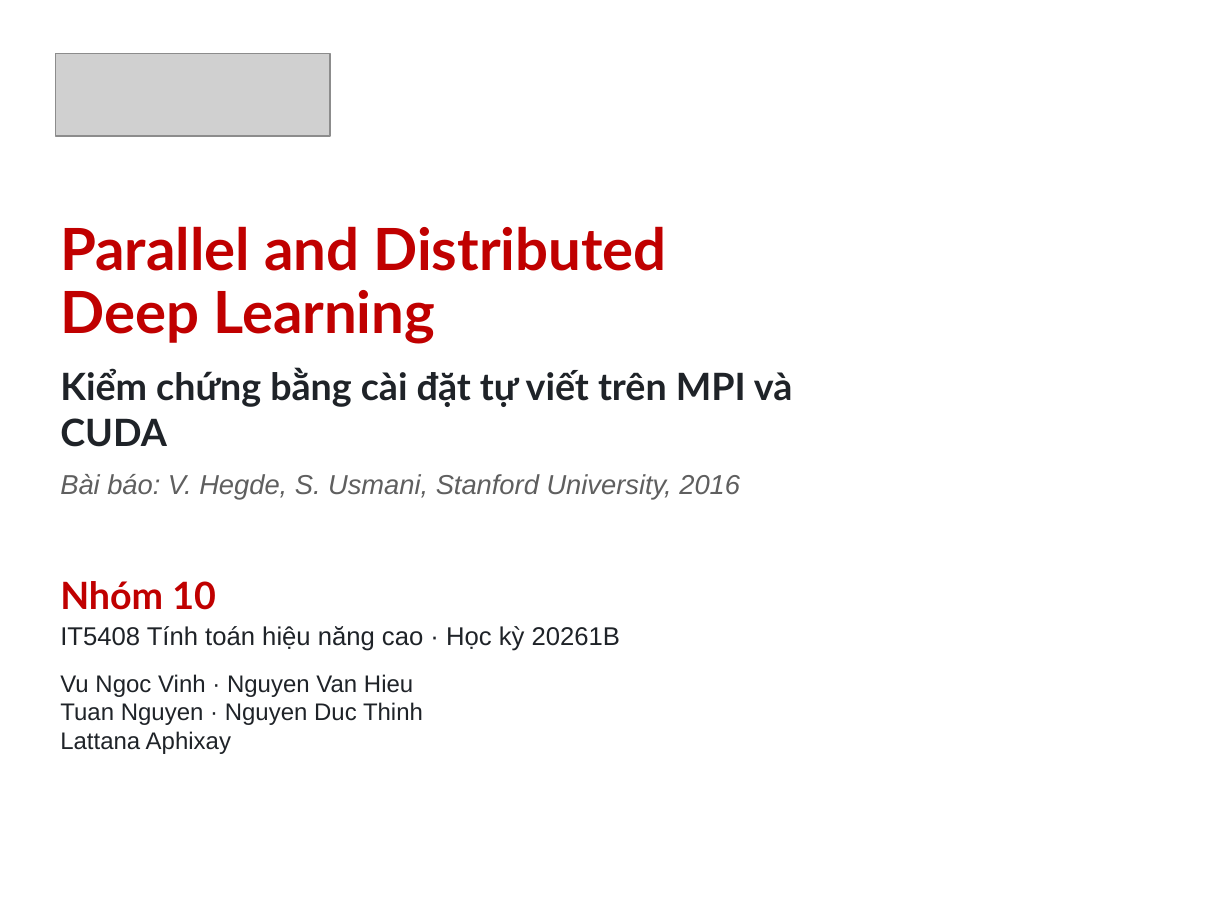
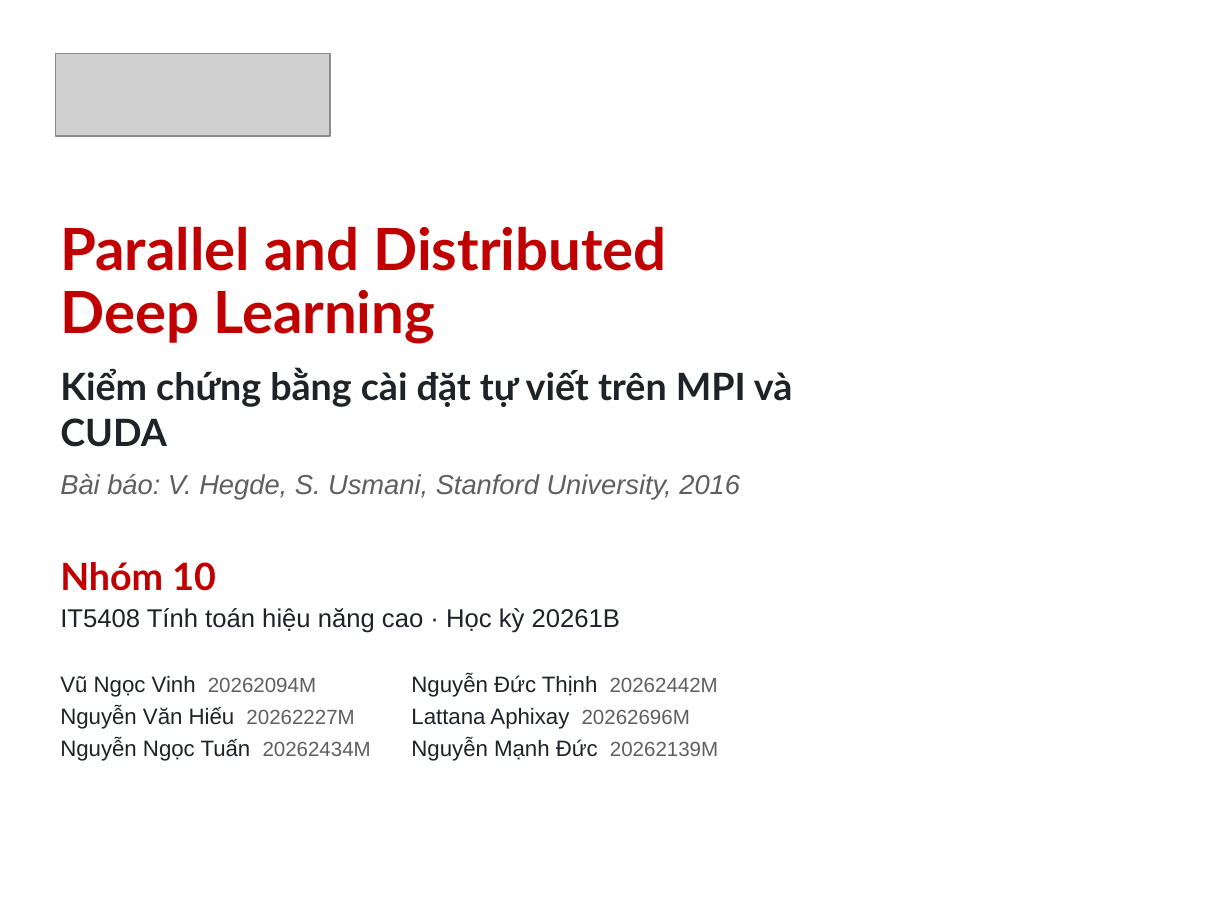
Before and after one commit to ngocvinhvu/High-Performance-Computing, a slide deck: slide 2 of slides/HPC_Nhom10_ParallelDistributedDL.pptx. Drawn at 1232x924 pixels with LibreOffice and Linux fonts; fonts in the diff are those of the drawing; grey boxes stand for pictures; background and template pictures are left out. Boxes give left, top, right and bottom in pixels: in the first picture for what was removed or moved away, otherwise in the second. Text is boxed around its words. In the diff, an @@ line names an element or a change of style, - is before the commit and + after.

```diff
--- a/slides/HPC_Nhom10_ParallelDistributedDL.pptx
+++ b/slides/HPC_Nhom10_ParallelDistributedDL.pptx
@@ text "Nhóm 10": place and size @@
-text "Nhóm 10" at [60,581,620,754]
+text "Nhóm 10" at [60,562,620,633]
@@ text at [60,608,620,633]: less space between paragraphs @@
@@ rounded rectangle added at [49,653,770,801], fill #FFFFFF @@
@@ text at [60,674,423,754]: paragraphs removed @@
-Vu Ngoc Vinh · Nguyen Van Hieu
-Tuan Nguyen · Nguyen Duc Thinh
-Lattana Aphixay
@@ text added at [60,676,371,761], 13 pt, text #1F2328 @@
+Vũ Ngọc Vinh 20262094M
+Nguyễn Văn Hiếu 20262227M
+Nguyễn Ngọc Tuấn 20262434M
@@ text added at [411,674,718,761], 13 pt, text #1F2328 @@
+Nguyễn Đức Thịnh 20262442M
+Lattana Aphixay 20262696M
+Nguyễn Mạnh Đức 20262139M
```
Also in this commit, not shown: 4 other files.
